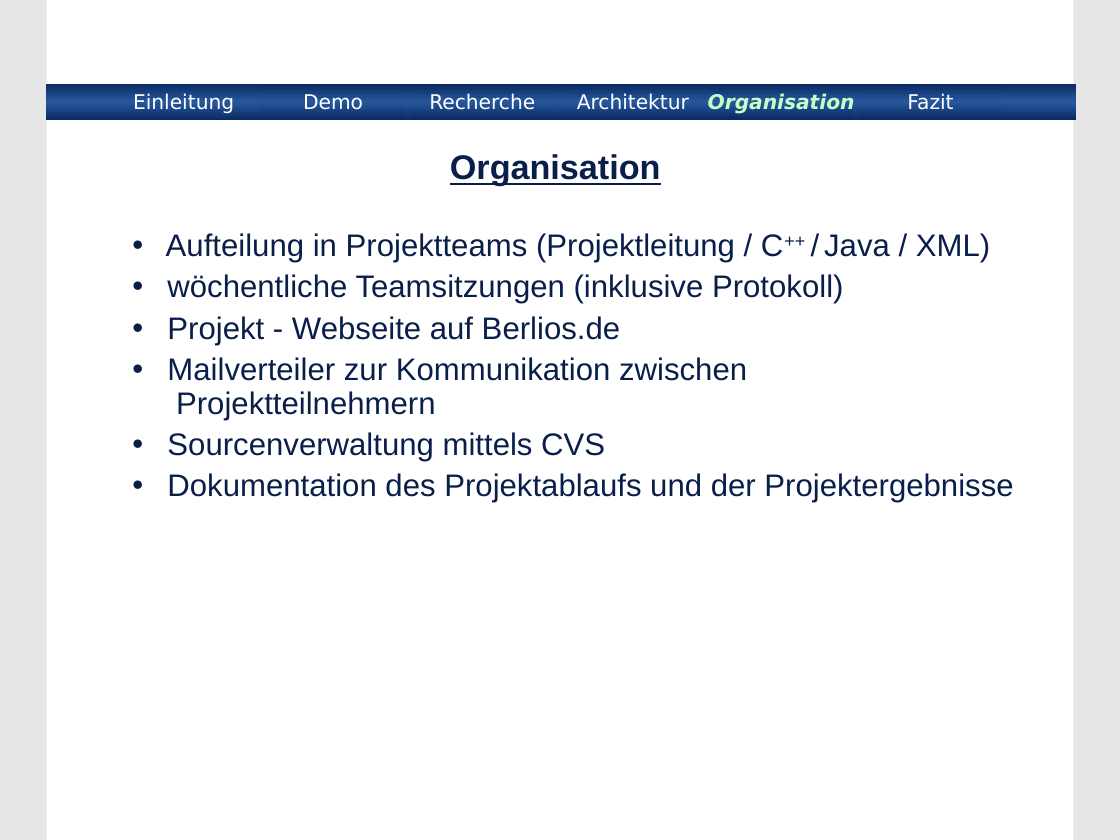
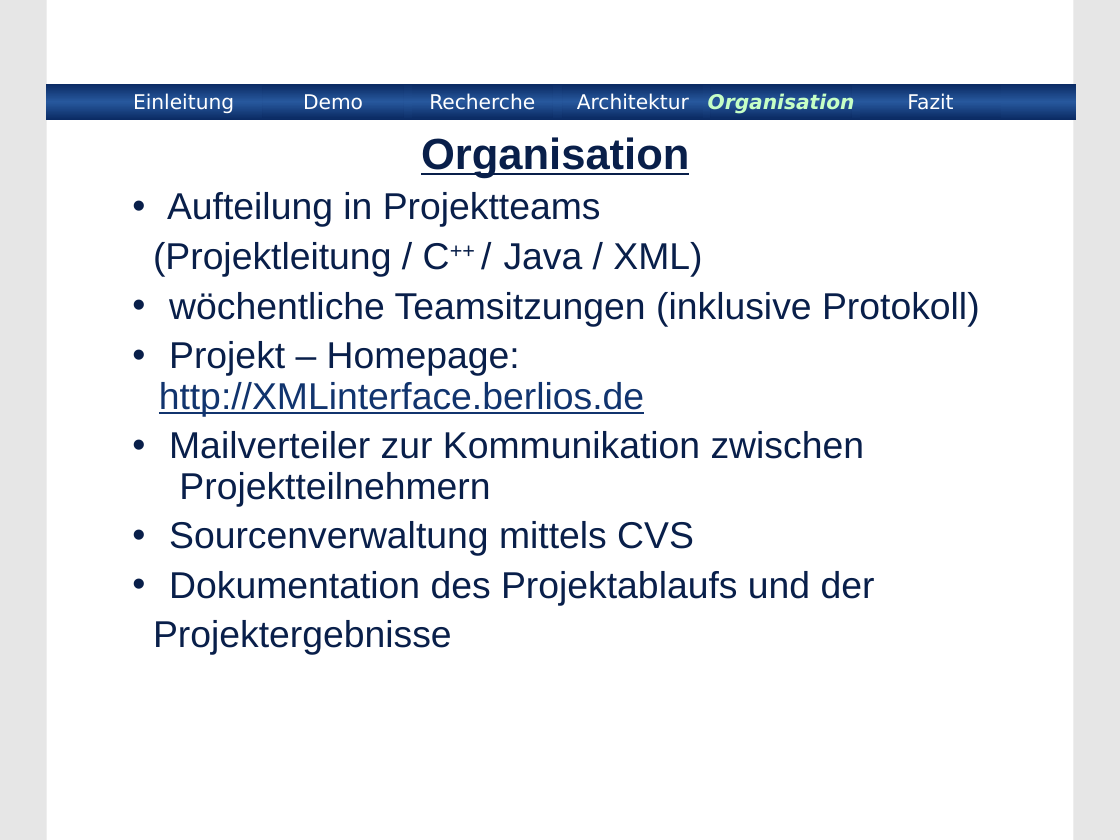
Before and after one commit to BackupTheBerlios/xmlinterface, a slide deck: slide 15 of xmlinterface/project/Praesentation/xmlinterface.ppt (slide 14 before the commit). Drawn at 1120x840 pixels with LibreOffice and Linux fonts; fonts in the diff are those of the drawing; background and template pictures are left out. Boxes give left, top, right and bottom in pixels: in the first picture for what was removed or moved away, otherwise in the second. Text is boxed around its words. In the diff, an @@ line names an element or a change of style, - is before the commit and + after.

```diff
--- a/xmlinterface/project/Praesentation/xmlinterface.ppt
+++ b/xmlinterface/project/Praesentation/xmlinterface.ppt
@@ title "Organisation": place and size @@
-title "Organisation" at (450, 154, 661, 186)
+title "Organisation" at (421, 137, 689, 178)
@@ title "Organisation" at (421, 137, 689, 178): size 22 to 28 pt @@
@@ subtitle "Aufteilung in Projektteams": place and size @@
-subtitle "Aufteilung in Projektteams" at (166, 233, 1013, 503)
+subtitle "Aufteilung in Projektteams" at (153, 192, 980, 655)
@@ subtitle at (153, 192, 702, 277): text changed; size 20 to 24 pt @@
-• Aufteilung in Projektteams (Projektleitung / C++ / Java / XML)
+• Aufteilung in Projektteams
+(Projektleitung / C++ / Java / XML)
@@ subtitle at (169, 292, 980, 556): size 20 to 24 pt in "wöchentliche Teamsitzungen (inklusive Protokoll)", "Mailverteiler zur Kommunikation zwischen Projektteilnehmern", "Sourcenverwaltung mittels CVS"; more space between paragraphs @@
@@ subtitle at (159, 341, 644, 416): text changed; size 20 to 24 pt; text colour #091F4A to #11346E @@
-• Projekt - Webseite auf Berlios.de
+• Projekt – Homepage: http://XMLinterface.berlios.de
@@ subtitle at (153, 571, 875, 655): text changed; size 20 to 24 pt @@
-• Dokumentation des Projektablaufs und der Projektergebnisse
+• Dokumentation des Projektablaufs und der
+Projektergebnisse
```
Also in this commit, not shown: 15 other slides changed, 1 slide added.
